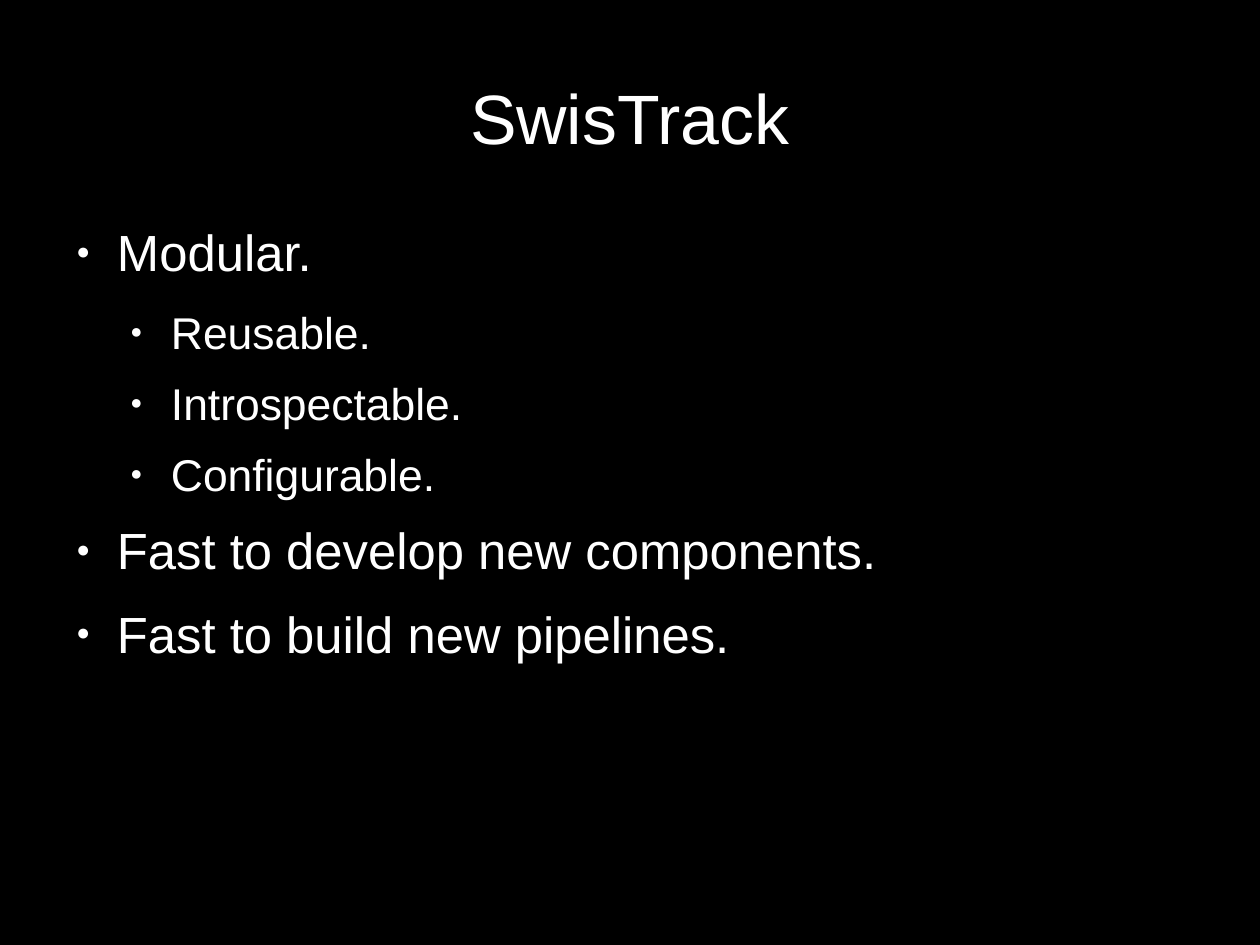
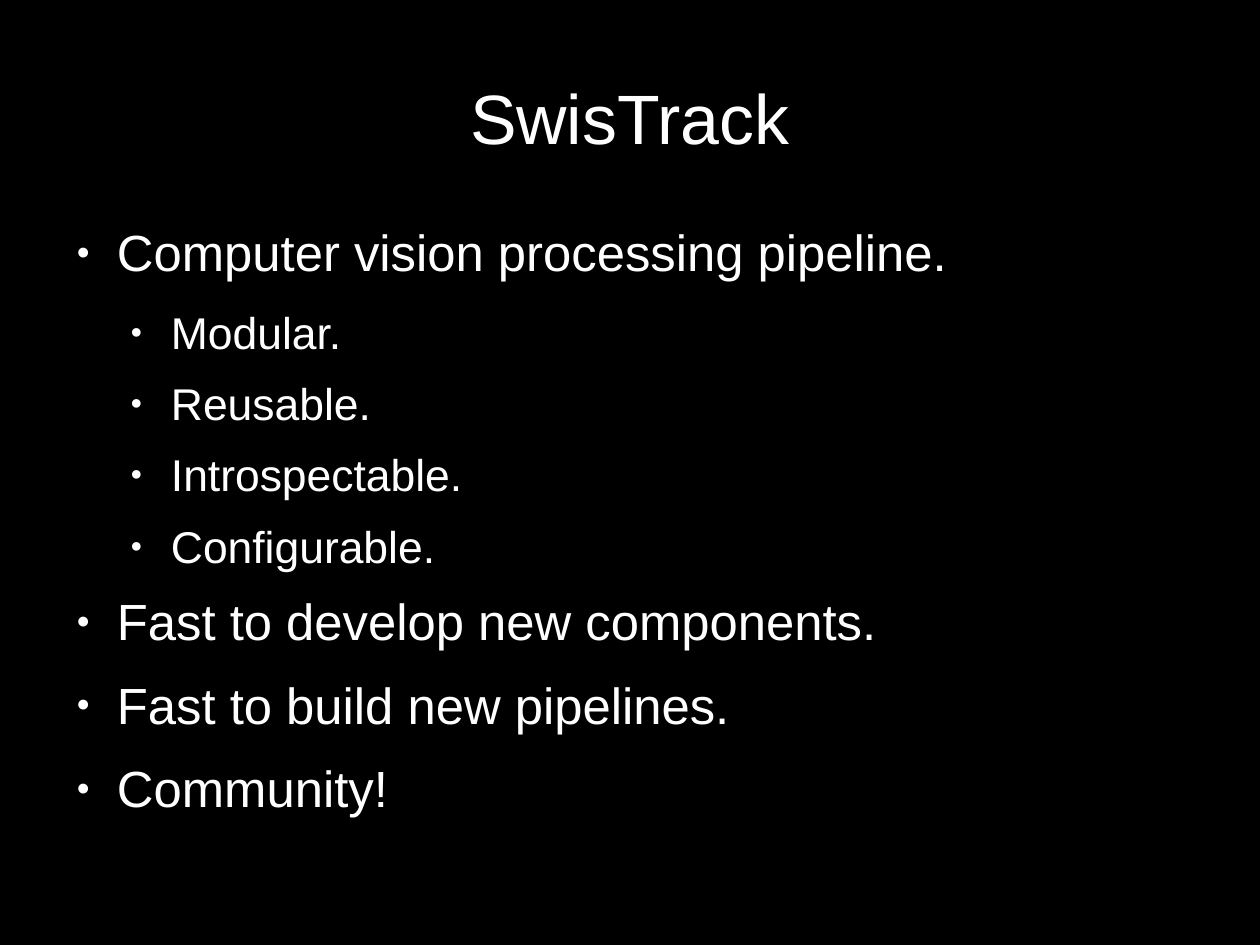
Before and after one commit to d28b/swistrack, a slide deck: slide 2 of Doc/tutorial.stefie10.06.2009/tutorialSlides.odp (slide 3 before the commit). Drawn at 1260x945 pixels with LibreOffice and Linux fonts; fonts in the diff are those of the drawing. Boxes give left, top, right and bottom in pixels: in the first picture for what was removed or moved away, otherwise in the second. Text is boxed around its words. In the diff, an @@ line names an element or a change of style, - is before the commit and + after.

```diff
--- a/Doc/tutorial.stefie10.06.2009/tutorialSlides.odp
+++ b/Doc/tutorial.stefie10.06.2009/tutorialSlides.odp
@@ text at box(117, 234, 947, 282): paragraph added @@
+● Computer vision processing pipeline.
@@ text at box(171, 316, 341, 350): size 32 to 28 pt in "Modular."; list level 1 to 2 in "Modular." @@
@@ text at box(117, 770, 388, 818): paragraph added @@
+● Community!
```
Also in this commit, not shown: 4 other slides changed, 7 slides added, 2 slides removed.
